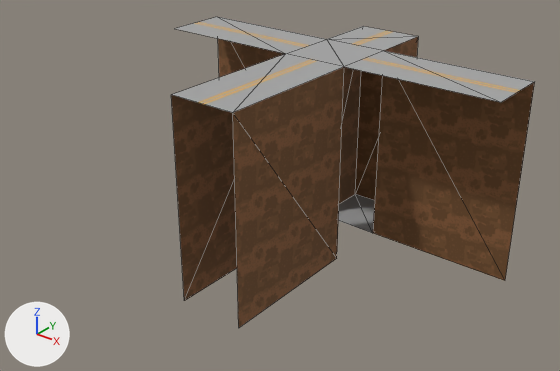
Two versions of the FBX model Game/Assets/MainGame/Level/Segments/Models/Terrain_06_crossroads.FBX, one commit apart.
One viewpoint serves both versions: a 50 mm camera at (136.0, -358.0, 125.0) aimed at (-114.0, -45.0, -69.0). Arrows for +X, +Y and +Z are at lower left; the lights stay in place. Mesh edges are drawn as thin lines. Where no turn or scale is listed for an object, it has been applied to the vertices.

In view in the first picture: 'Terrain_06', 'Terrain_06_ground'.
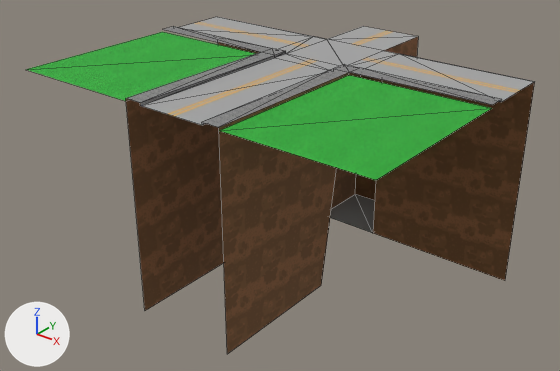
Diff of the bpy script that builds the scene:
```diff
--- a/Game/Assets/MainGame/Level/Segments/Models/Terrain_06_crossroads.FBX.py
+++ b/Game/Assets/MainGame/Level/Segments/Models/Terrain_06_crossroads.FBX.py
@@ img_sidewalk_png @@
+img_sidewalk_png = load_image('Sidewalk.png', '../Textures/Sidewalk.png', 256, 256, 'sRGB')
@@ img_grass_png @@
+img_grass_png = load_image('Grass.png', '../Textures/Grass.png', 256, 256, 'sRGB')
@@ mat_03___default @@
+mat_03___default = principled_material('03 - Default')
+mat_03___default.texture = img_sidewalk_png
+mat_03___default.roughness = 0.859
@@ mat_04___default @@
+mat_04___default = principled_material('04 - Default')
+mat_04___default.texture = img_grass_png
+mat_04___default.roughness = 0.859
@@ me_mesh @@
 # used by ob_terrain_06; location = (0.0, 0.0, 0.0)
-me_mesh.from_pydata(...)  # 16 vertices, 12 faces; spans x -220.0..0.0, y -110.0..60.0, z -120.0..0.0
+me_mesh.from_pydata(...)  # 38 vertices, 46 faces; spans x -220.0..0.0, y -130.0..60.0, z -120.0..2.0
+# me_mesh part 4
+# 2 vertices are removed from x -130.0..-90.0, y -110.0, z 0.0
+# 6 faces are deleted
+# 17 vertices are added at x -220.0..0.0, y -130.0..20.0, z 0.0..2.0
+# 7 new vertices lie (10.0, 0.0, 0.0) away from vertices in x -140.0..-90.0, y -130.0..20.0, z 0.0..2.0
+# 12 new faces join them, mat_01___default (picture img_asphalt_diff_png)
+# 28 new faces join them, mat_03___default (picture img_sidewalk_png)
 me_mesh.materials.append(mat_01___default)
+me_mesh.materials.append(mat_03___default)  # picture img_sidewalk_png
@@ me_mesh_001 @@
 # used by ob_terrain_06_ground; location = (0.0, 0.0, 0.0)
-me_mesh_001.from_pydata(...)  # 20 vertices, 14 faces; spans x -220.0..0.0, y -110.0..60.0, z -120.0..0.0
+me_mesh_001.from_pydata(...)  # 20 vertices, 7 faces; spans x -220.0..0.0, y -130.0..60.0, z -120.0..1.0
+# me_mesh_001 part 1: the loose piece of 4 vertices spanning x -90.0, y -110.0..-20.0, z -120.0..0.0 is deleted
+# me_mesh_001 part 2: the loose piece of 4 vertices spanning x -130.0, y -110.0..-20.0, z -120.0..0.0 is deleted
+# me_mesh_001 part 3
+# 10 faces are deleted
+# 8 vertices are added at x -140.0..-80.0, y -130.0..-30.0, z -120.0..1.0
+# 7 new faces join them
 me_mesh_001.materials.append(mat_02___default)
@@ me_mesh_002 @@
+me_mesh_002.from_pydata(...)  # 8 vertices, 4 faces; spans x -220.0..0.0, y -130.0..-30.0, z 0.0
+me_mesh_002.materials.append(mat_04___default)  # picture img_grass_png
@@ ob_terrain_06_grass @@
+ob_terrain_06_grass = bpy.data.objects.new('Terrain_06_grass', me_mesh_002)
+ob_terrain_06_grass.location = (0.0, 0.0, 0.0)
```

Changed parts and their boxes (x1, y1, x2, y2) in the pictures (560 x 371 px; the box of a moved part takes in the faces that stretch with it):
'Terrain_06_ground', reshaped (12% wider, 9% taller): before (171, 37, 535, 327); after (126, 37, 535, 354)
'Terrain_06_grass', added (green): after (26, 32, 492, 180)
'Terrain_06', reshaped (13% wider): before (172, 17, 534, 233); after (126, 17, 534, 233)
part 1 of me_mesh_001, deleted (brown): before (233, 67, 344, 327)
part 2 of me_mesh_001, deleted (brown): before (171, 95, 237, 301)
part 3 of me_mesh_001, moved or reshaped: before (218, 37, 535, 281); after (126, 37, 535, 354)
part 4 of me_mesh, built on: before (172, 17, 534, 113); after (126, 17, 534, 127)
